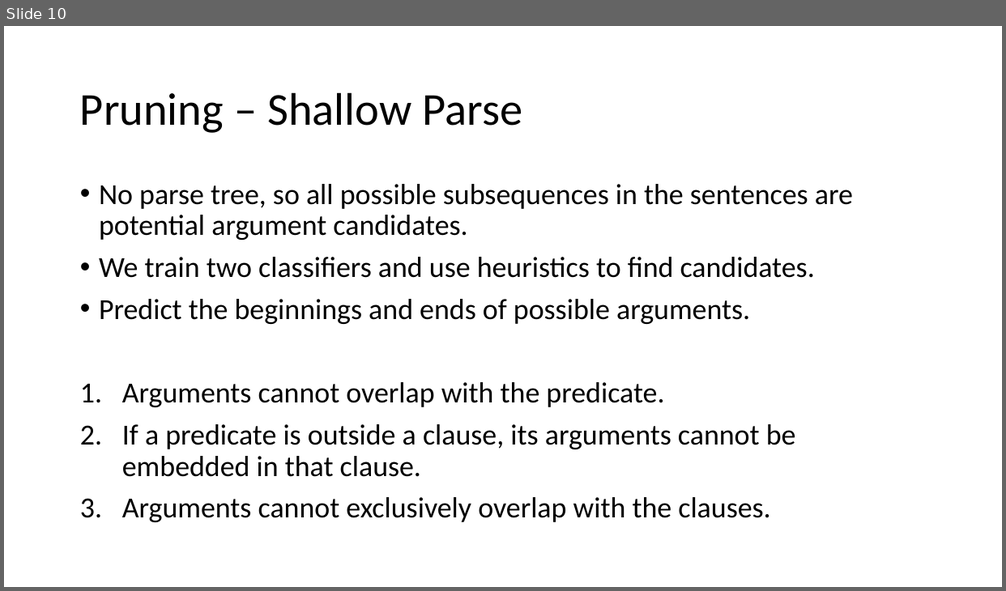
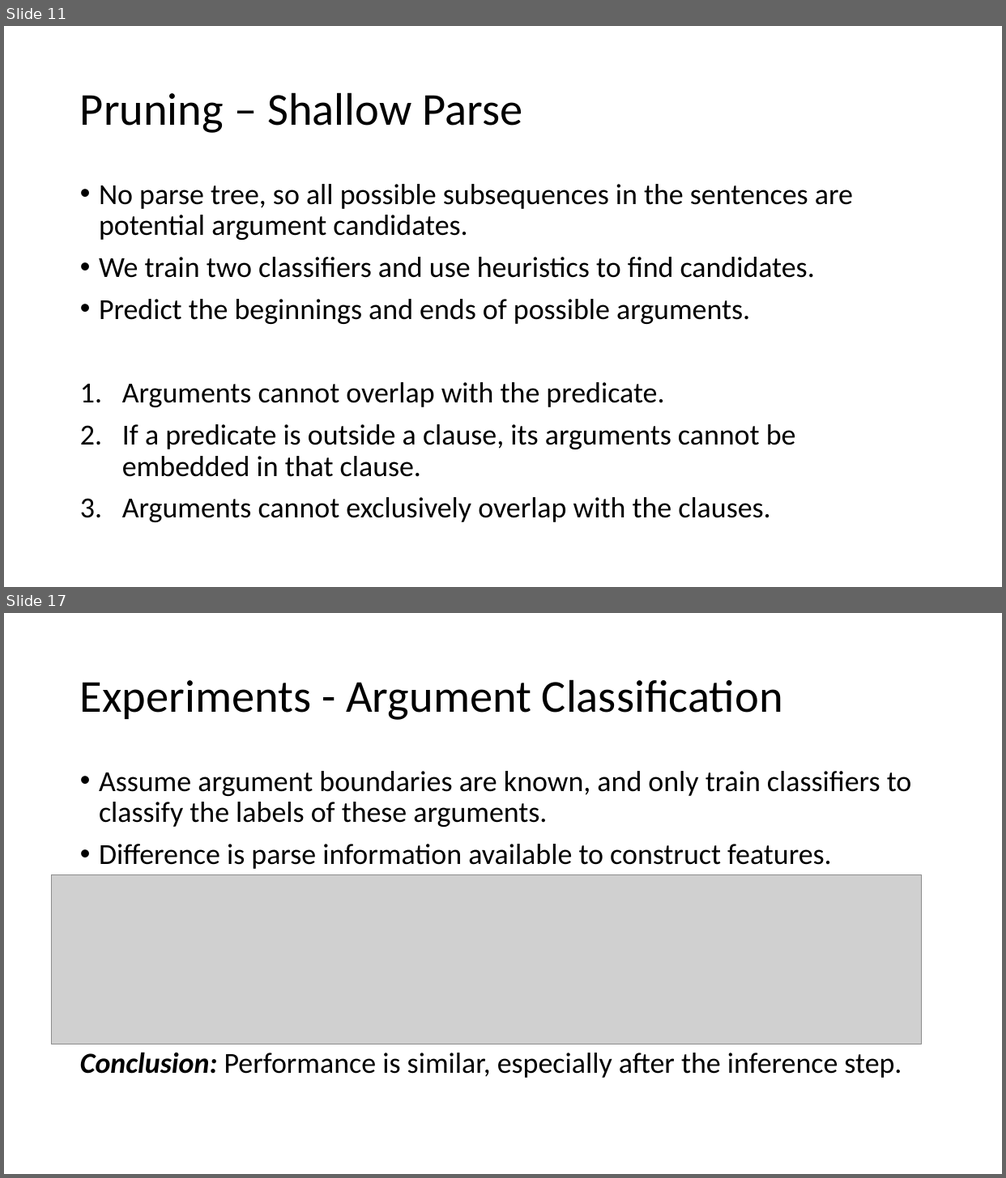
Before and after one commit to jspitkin/spring2017, a slide deck: structured_prediction/importance_of_syntactic_parsing.pptx. Shown one above the other, each under a label of ours: slide 10 before the commit, slides 11 and 17 after it; the slides between them are not shown. The pictures are 1006x591 and 1006x1178 pixels, drawn with LibreOffice and Linux fonts; fonts in the diff are those of the drawing; grey boxes stand for pictures. Boxes give left, top, right and bottom in pixels: in the first picture for what was removed or moved away, otherwise in the second. Text is boxed around its words. In the diff, an @@ line names an element or a change of style, - is before the commit and + after.

```diff
--- a/structured_prediction/importance_of_syntactic_parsing.pptx
+++ b/structured_prediction/importance_of_syntactic_parsing.pptx
@@ slide 17 added at (4,613,1002,1174), background #FFFFFF @@
@@ title added at (80,679,783,720), 44 pt, text #000000 @@
+Experiments - Argument Classification
@@ text added at (80,771,912,1078), 28 pt, text #000000 @@
+• Assume argument boundaries are known, and only train classifiers to classify the labels of these arguments.
+• Difference is parse information available to construct features.
+Conclusion: Performance is similar, especially after the inference step.
@@ picture added at (51,875,921,1045) @@
@@ what was slide 10 is now slide 11 @@
```
Also in this commit, not shown: 6 slides changed, 8 other slides added, 2 slides removed, 13 other files.
